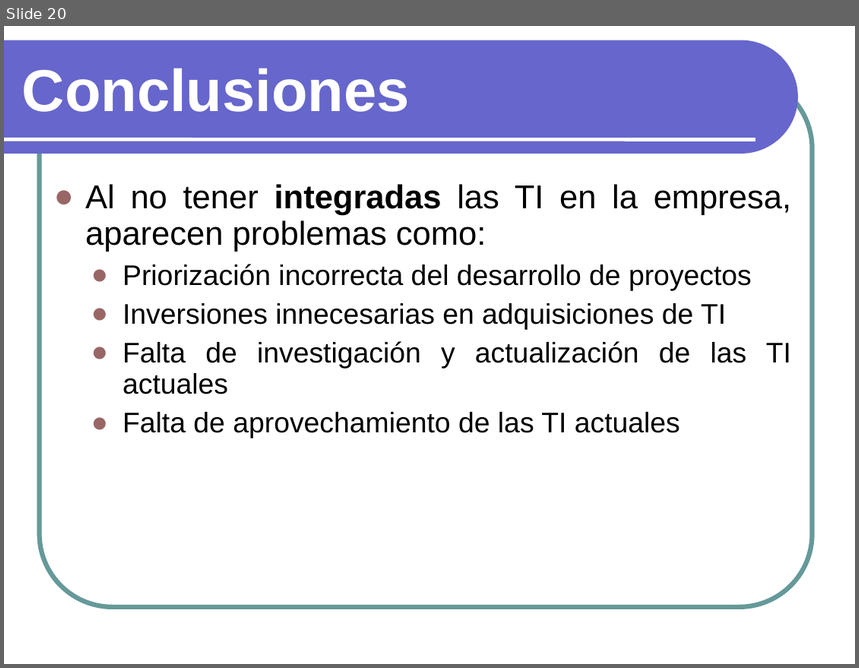
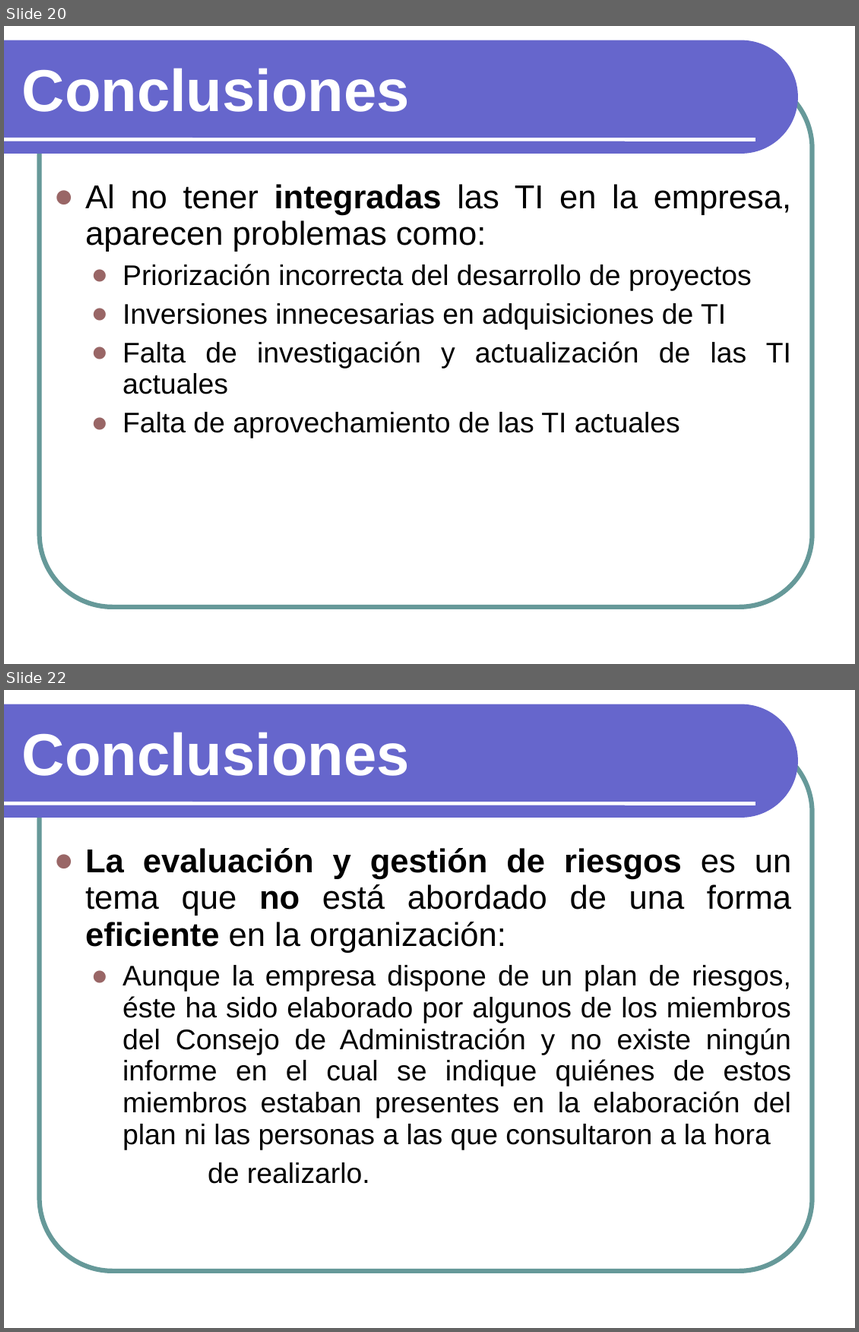
Before and after one commit to txedo/isi-auditoria, a slide deck: auditoria/presentacion/Presentacion.ppt. Shown one above the other, each under a label of ours: slide 20 before the commit, slides 20 and 22 after it; the slides between them are not shown. The pictures are 859x668 and 859x1332 pixels, drawn with LibreOffice and Linux fonts; fonts in the diff are those of the drawing. Boxes give left, top, right and bottom in pixels: in the first picture for what was removed or moved away, otherwise in the second. Text is boxed around its words. In the diff, an @@ line names an element or a change of style, - is before the commit and + after.

```diff
--- a/auditoria/presentacion/Presentacion.ppt
+++ b/auditoria/presentacion/Presentacion.ppt
@@ slide 22 added at (4, 690, 855, 1328), background #FFFFFF; not listed: 3 template elements that a slide beside it also shows @@
@@ text added at (22, 732, 410, 776), 50 pt, text #FFFFFF, bold @@
+Conclusiones
@@ text added at (85, 848, 791, 1184), 24 pt, text #000000 @@
+● La evaluación y gestión de riesgos es un tema que no está abordado de una forma eficiente en la organización:
+  ● Aunque la empresa dispone de un plan de riesgos, éste ha sido elaborado por algunos de los miembros del Consejo de Administración y no existe ningún informe en el cual se indique quiénes de estos miembros estaban presentes en la elaboración del plan ni las personas a las que consultaron a la hora
+  de realizarlo.
```
Also in this commit, not shown: 2 slides changed.
